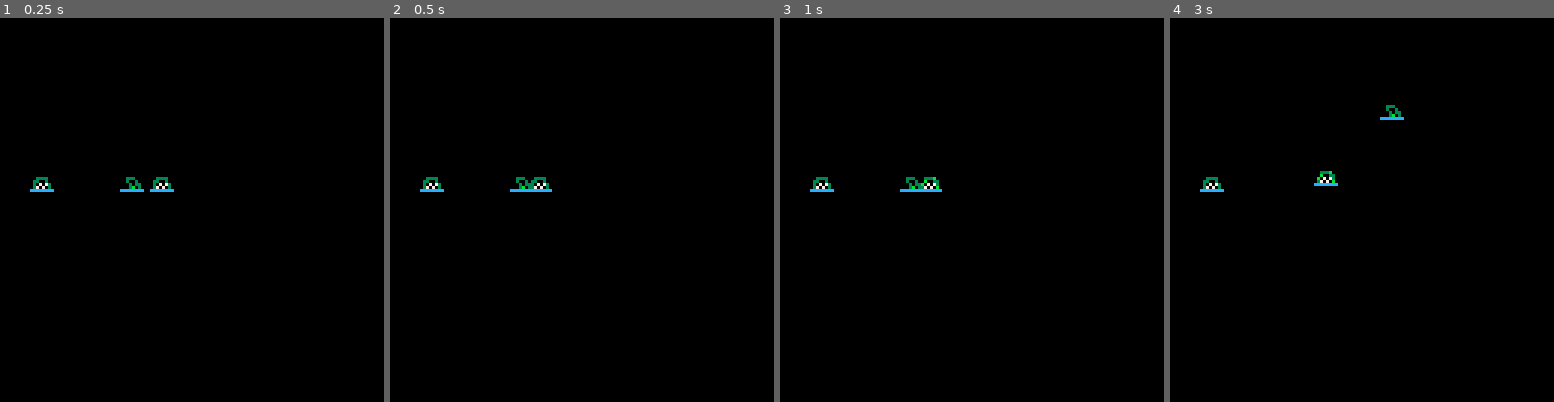
Above: before the commit, frames 1-4 (left to right).
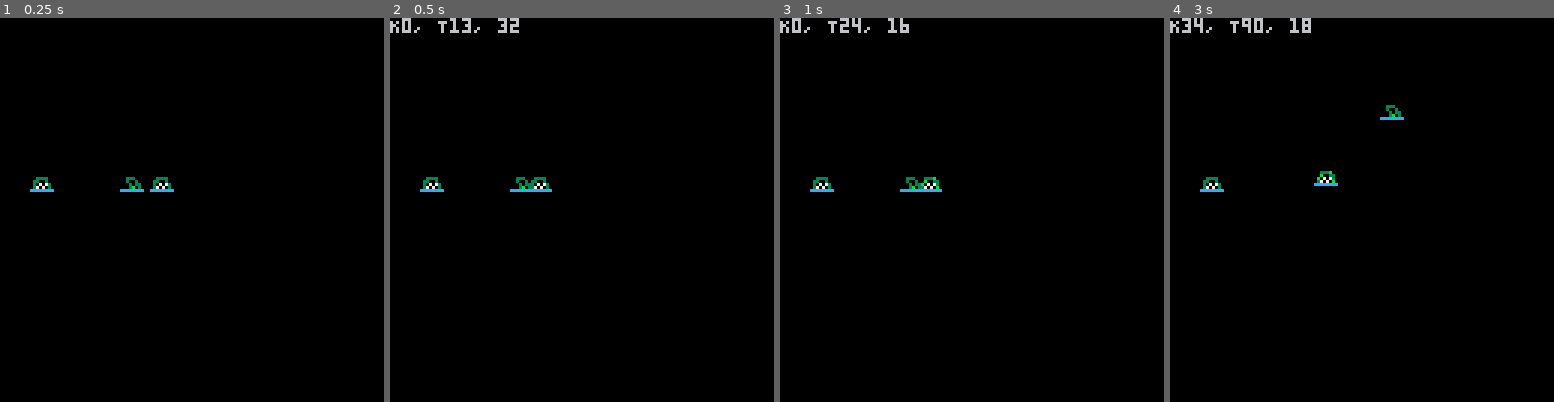
Above: after the commit, the same moments.

Repository: mgrider/EmergenSea
Game: PICO-8 cartridge emergensea.p8
Same seed, same stepped clock (60 frames per second), same inputs: the game is played once before the commit and once after it.
Inputs:
- Up to frame 1 (0.25 s): no input
- Up to frame 2 (0.5 s): tap X (X key) at 0.33 s
- Up to frame 3 (1 s): tap O (Z key) at 0.7 s
- Up to frame 4 (3 s): tap X (X key) at 1.07, 1.85, 2.97 s; hold Right 1.6-2.1 s; tap O (Z key) every 0.4 s from 1.7 to 2.9 s; hold Up 2.15-2.42 s; hold Right from 2.47 s (still down)

Frame 1 is identical in both runs. In frame 2, 0.4% of the frame differs, in the area x 0-34%, y 0-4%; in frame 3, 0.4%; in frame 4, 0.5%, in the area x 0-37%, y 0-4%.

Commit message:
Recording key presses seems to work

Diff:
--- a/emergensea.p8
+++ b/emergensea.p8
@@ -27,8 +27,25 @@
 arm.x = -10
 arm.y = 0
 arm.sprite = 3
+-- will be a list with key_events
+arm.key_events = {}
+add(arm.key_events, {time=0,keys=0})
+arm.event_counter = 0
+
+level_time = 0
+current_key = {}
+print_msg = ""
+
+function recordKeyEvents()
+  last_key = arm.key_events[#arm.key_events].keys
+  if current_key != last_key then
+    add(arm.key_events, {keys=current_key, time=level_time})
+    print_msg = "K"..current_key..", T"..level_time..", "..last_key
+  end
+end
 
 function moveCheck()
+  current_key = btn()
   if btn(0) then
     moveArmX(arm, -constants.armSpeed)
   end
@@ -44,6 +61,7 @@
   if btn(5) then
     moveBody()
   end
+  recordKeyEvents()
 end
 
 function moveArmX(thisArm, x)
@@ -116,11 +134,12 @@
   moveCheck()
   goalCheck()
   animateBody()
+  level_time += 1
 end
 
 function _draw()
     cls()
-    if WIN then print("WIN") end
+    print(print_msg)
     spr(goal.sprite, goal.x, goal.y)
     spr(body.sprite, body.x, body.y)
     spr(arm.sprite, body.x+arm.x, body.y+arm.y)
